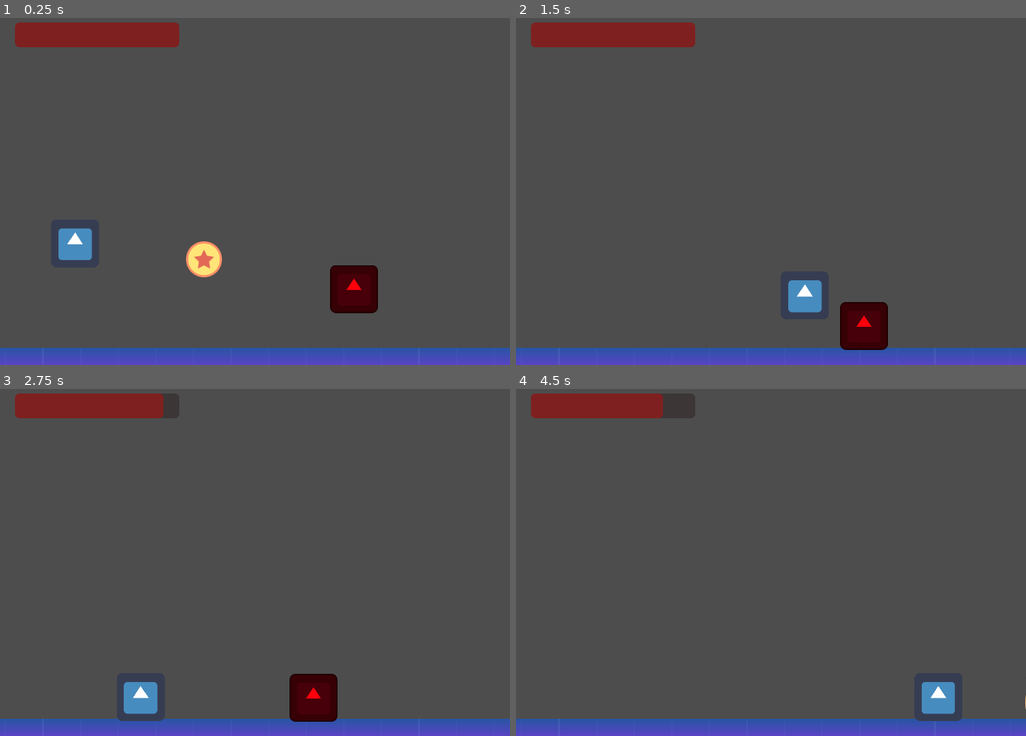
Above: before the commit, frames 1-4 (two rows, left to right).
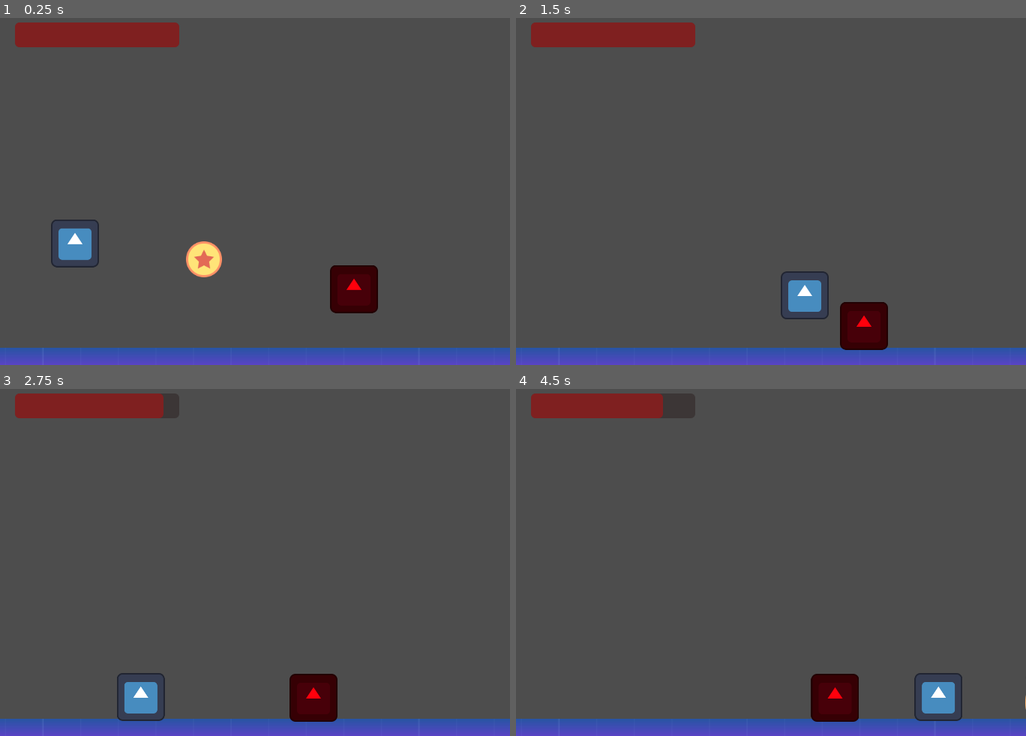
Above: after the commit, the same moments.

Repository: edurs2602/epogames2023
Game: Godot game, scene res://scenes/enviroment/main.tscn
The game is run twice, just before and just after one commit, with the same random seed, the same clock (stepped at 60 frames per second) and the same inputs. The engine's default icon, where the game draws it, is replaced by a stand-in: a white triangle on a blue panel in a dark square.
Inputs:
- Up to frame 1 (0.25 s): no input
- Up to frame 2 (1.5 s): tap Enter (ui_accept) at 0.5, 0.77 s; hold Right (ui_right) from 0.53 s (still down); tap Shift (shift) at 0.6, 1.35 s
- Up to frame 3 (2.75 s): tap Enter (ui_accept) at 1.52 s; release Right (ui_right) at 2.03 s; hold Left (ui_left) from 2.03 s (still down); tap Shift (shift) at 2.1 s
- Up to frame 4 (4.5 s): release Left (ui_left) at 2.78 s; hold Right (ui_right) 2.78-4.28 s; tap Shift (shift) at 2.85, 3.6, 4.35 s; tap Enter (ui_accept) at 3.02, 3.77 s; hold Left (ui_left) from 4.28 s (still down)

The runs differ from the first frame. In frame 1, 0.2% of the frame differs, in the area x 10-20%, y 58-72%; in frame 2, 0.2%; in frame 3, 0.2%; in frame 4, 1.5%, in the area x 57-88%, y 81-96%.

Commit message:
create branch

Diff:
--- /dev/null
+++ b/scenes/door.tscn
@@ -0,0 +1,26 @@
+[gd_scene load_steps=5 format=3 uid="uid://clw25a0feg1gq"]
+
+[ext_resource type="Script" path="res://src/Actors/scripts/enviroment/door.gd" id="1_jfatk"]
+
+[sub_resource type="RectangleShape2D" id="RectangleShape2D_cteu7"]
+size = Vector2(64, 96)
+
+[sub_resource type="Gradient" id="Gradient_7fqvo"]
+
+[sub_resource type="GradientTexture2D" id="GradientTexture2D_q2v8m"]
+gradient = SubResource("Gradient_7fqvo")
+fill_from = Vector2(0.534884, 1)
+fill_to = Vector2(0.476744, 0)
+
+[node name="door" type="StaticBody2D" groups=["door"]]
+collision_layer = 4
+collision_mask = 3
+script = ExtResource("1_jfatk")
+
+[node name="CollisionShape2D" type="CollisionShape2D" parent="."]
+shape = SubResource("RectangleShape2D_cteu7")
+
+[node name="Sprite2D" type="Sprite2D" parent="."]
+modulate = Color(0.254902, 0.160784, 0.0470588, 1)
+scale = Vector2(1, 1.5)
+texture = SubResource("GradientTexture2D_q2v8m")
--- a/scenes/player.tscn
+++ b/scenes/player.tscn
@@ -1,17 +1,32 @@
 [gd_scene load_steps=5 format=3 uid="uid://eyoe1g8a7aj8"]
 
 [ext_resource type="Script" path="res://src/Actors/scripts/player/Player.gd" id="1_ihxq4"]
-[ext_resource type="Texture2D" uid="uid://djom7utoj5me4" path="res://icon.png" id="2_6tlex"]
+[ext_resource type="Texture2D" uid="uid://c6hbv0y2ph4j5" path="res://icon.svg" id="2_834x8"]
+
+[sub_resource type="RectangleShape2D" id="RectangleShape2D_p01ed"]
+size = Vector2(118.75, 53)
 
 [sub_resource type="RectangleShape2D" id="RectangleShape2D_qfy37"]
 size = Vector2(130, 128)
 
-[sub_resource type="RectangleShape2D" id="RectangleShape2D_p01ed"]
-size = Vector2(118.75, 53)
-
 [node name="Player" type="CharacterBody2D"]
 collision_mask = 6
 script = ExtResource("1_ihxq4")
+
+[node name="attack_hitbox" type="Area2D" parent="."]
+position = Vector2(32, 64)
+collision_layer = 8
+collision_mask = 2
+
+[node name="Timer" type="Timer" parent="attack_hitbox"]
+wait_time = 0.3
+one_shot = true
+
+[node name="attack_collision" type="CollisionShape2D" parent="attack_hitbox"]
+position = Vector2(51.625, -33)
+shape = SubResource("RectangleShape2D_p01ed")
+disabled = true
+debug_color = Color(1, 0, 0.129412, 0.419608)
 
 [node name="hitbox" type="Area2D" parent="."]
 collision_mask = 2
@@ -28,32 +43,15 @@
 shape = SubResource("RectangleShape2D_qfy37")
 debug_color = Color(0, 0.6, 0.701961, 0.419608)
 
-[node name="attack_hitbox" type="Area2D" parent="."]
-position = Vector2(31, 64)
-collision_layer = 8
-collision_mask = 0
-
-[node name="Timer" type="Timer" parent="attack_hitbox"]
-wait_time = 0.3
-one_shot = true
-
-[node name="attack_collision" type="CollisionShape2D" parent="attack_hitbox"]
-position = Vector2(51.625, -33)
-shape = SubResource("RectangleShape2D_p01ed")
-disabled = true
-debug_color = Color(1, 0, 0.129412, 0.419608)
-
 [node name="Marker2D" type="Marker2D" parent="."]
-position = Vector2(32, 31)
 
 [node name="Sprite2D" type="Sprite2D" parent="Marker2D"]
-position = Vector2(-32, -31)
 scale = Vector2(0.5, 0.5)
-texture = ExtResource("2_6tlex")
+texture = ExtResource("2_834x8")
 centered = false
 
-[connection signal="body_entered" from="hitbox" to="." method="_on_hitbox_body_entered"]
-[connection signal="body_exited" from="hitbox" to="." method="_on_hitbox_body_exited"]
 [connection signal="body_entered" from="attack_hitbox" to="." method="_on_attack_hitbox_body_entered"]
 [connection signal="body_exited" from="attack_hitbox" to="." method="_on_attack_hitbox_body_exited"]
 [connection signal="timeout" from="attack_hitbox/Timer" to="." method="_on_timer_timeout"]
+[connection signal="body_entered" from="hitbox" to="." method="_on_hitbox_body_entered"]
+[connection signal="body_exited" from="hitbox" to="." method="_on_hitbox_body_exited"]
--- /dev/null
+++ b/scenes/torch.tscn
@@ -0,0 +1,29 @@
+[gd_scene load_steps=5 format=3 uid="uid://c2t6sy0udpsyb"]
+
+[ext_resource type="Script" path="res://src/Actors/scripts/enviroment/torch.gd" id="1_rkpa2"]
+
+[sub_resource type="Gradient" id="Gradient_h2wn6"]
+
+[sub_resource type="GradientTexture2D" id="GradientTexture2D_y0yah"]
+gradient = SubResource("Gradient_h2wn6")
+fill_from = Vector2(0.94186, 0.340116)
+fill_to = Vector2(0.587209, 0.18314)
+
+[sub_resource type="CircleShape2D" id="CircleShape2D_hnui4"]
+radius = 18.1108
+
+[node name="torch" type="Area2D"]
+collision_layer = 0
+collision_mask = 8
+script = ExtResource("1_rkpa2")
+
+[node name="Sprite2D" type="Sprite2D" parent="."]
+modulate = Color(0.929412, 0.690196, 0.4, 1)
+position = Vector2(-3.57628e-07, 4.76837e-07)
+scale = Vector2(0.375, 0.40625)
+texture = SubResource("GradientTexture2D_y0yah")
+
+[node name="CollisionShape2D" type="CollisionShape2D" parent="."]
+shape = SubResource("CircleShape2D_hnui4")
+
+[connection signal="area_entered" from="." to="." method="_on_area_entered"]
--- /dev/null
+++ b/src/Actors/scripts/enviroment/door.gd
@@ -0,0 +1,28 @@
+extends StaticBody2D
+
+@export var is_open = false
+@export var door_group = "none"
+@export var number_of_levers = 0
+var atived_levers = 0
+
+func door():
+	pass
+
+func open_door():
+	is_open = true
+	self.set_collision_layer_value(3,false)
+
+func close_door():
+	is_open = false
+	self.set_collision_layer_value(3,true)
+
+
+func _on_torch_torch_lighted(torch_group):
+
+	print(torch_group)
+
+	if torch_group == door_group:
+		atived_levers += 1
+
+	if atived_levers == number_of_levers:
+		open_door()
--- /dev/null
+++ b/src/Actors/scripts/enviroment/torch.gd
@@ -0,0 +1,15 @@
+extends Area2D
+
+@export var is_lighted = false
+@export var door_group = "none"
+
+signal torch_lighted
+
+func torch():
+	pass
+
+func _on_area_entered(area):
+	print(area)
+	if !is_lighted:
+		is_lighted = true
+		torch_lighted.emit(door_group)
Not shown, changed: .gitignore
